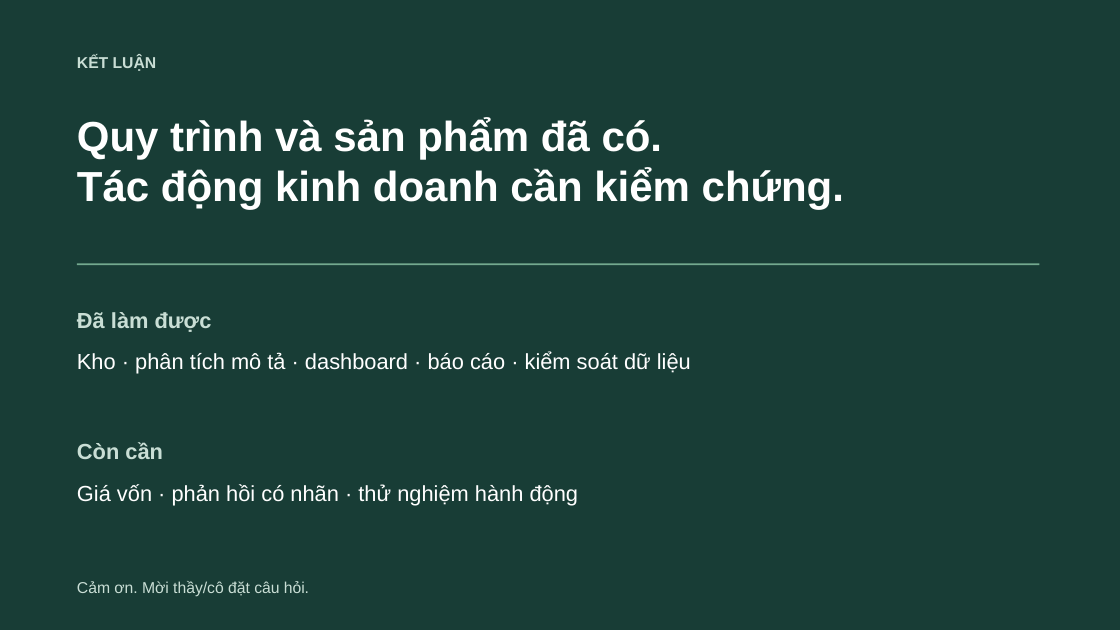
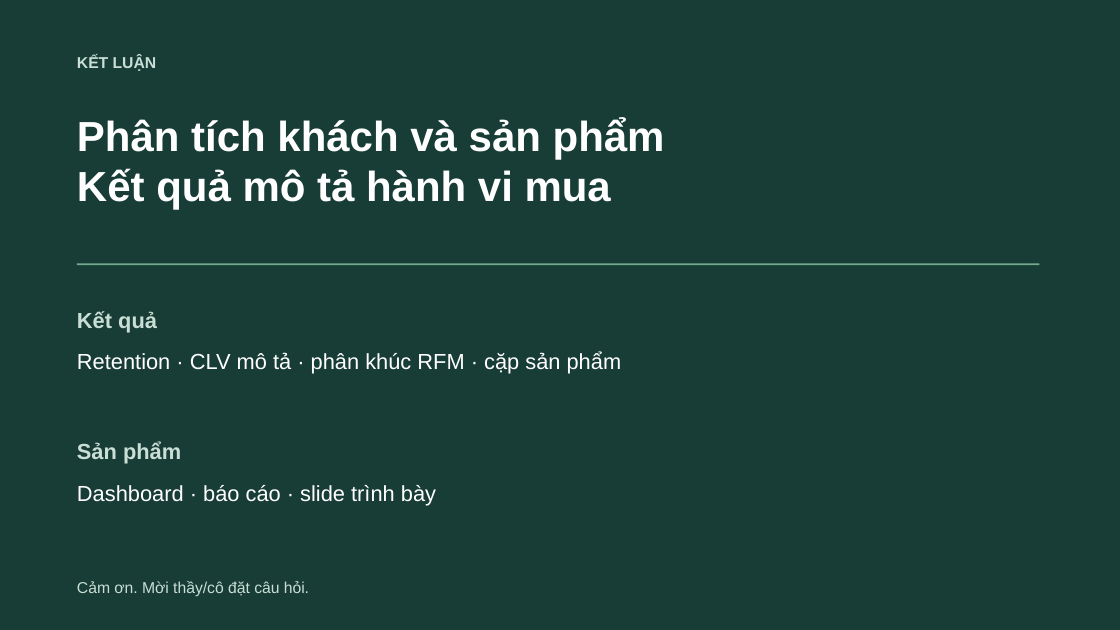
Before and after one commit to nguyenducanh03112005/Xoaif, a slide deck: slide 15 of slides/Xoaif_Final.pptx. Drawn at 1120x630 pixels with LibreOffice and Linux fonts; fonts in the diff are those of the drawing. Boxes give left, top, right and bottom in pixels: in the first picture for what was removed or moved away, otherwise in the second. Text is boxed around its words. In the diff, an @@ line names an element or a change of style, - is before the commit and + after.

```diff
--- a/slides/Xoaif_Final.pptx
+++ b/slides/Xoaif_Final.pptx
@@ text at (x1=77, y1=117, x2=665, y2=210): text changed @@
-Quy trình và sản phẩm đã có.
-Tác động kinh doanh cần kiểm chứng.
+Phân tích khách và sản phẩm
+Kết quả mô tả hành vi mua
@@ text at (x1=77, y1=311, x2=157, y2=332): text changed @@
-Đã làm được
+Kết quả
@@ text at (x1=77, y1=351, x2=622, y2=373): text changed @@
-Kho · phân tích mô tả · dashboard · báo cáo · kiểm soát dữ liệu
+Retention · CLV mô tả · phân khúc RFM · cặp sản phẩm
@@ text at (x1=77, y1=442, x2=181, y2=464): text changed @@
-Còn cần
+Sản phẩm
@@ text at (x1=77, y1=485, x2=436, y2=506): text changed @@
-Giá vốn · phản hồi có nhãn · thử nghiệm hành động
+Dashboard · báo cáo · slide trình bày
```
Also in this commit, not shown: 12 other slides changed, 1 slide added, 1 slide removed, 7 other files.
